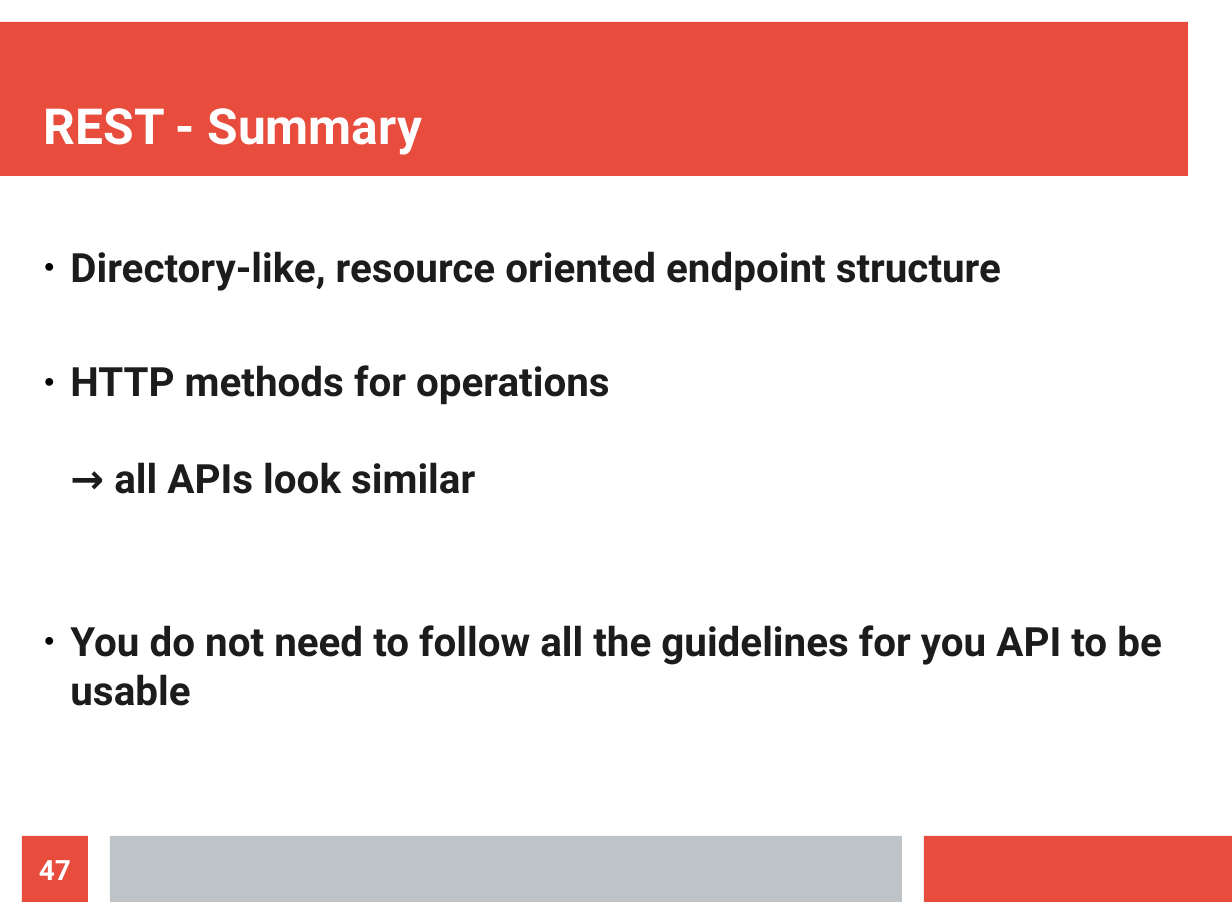
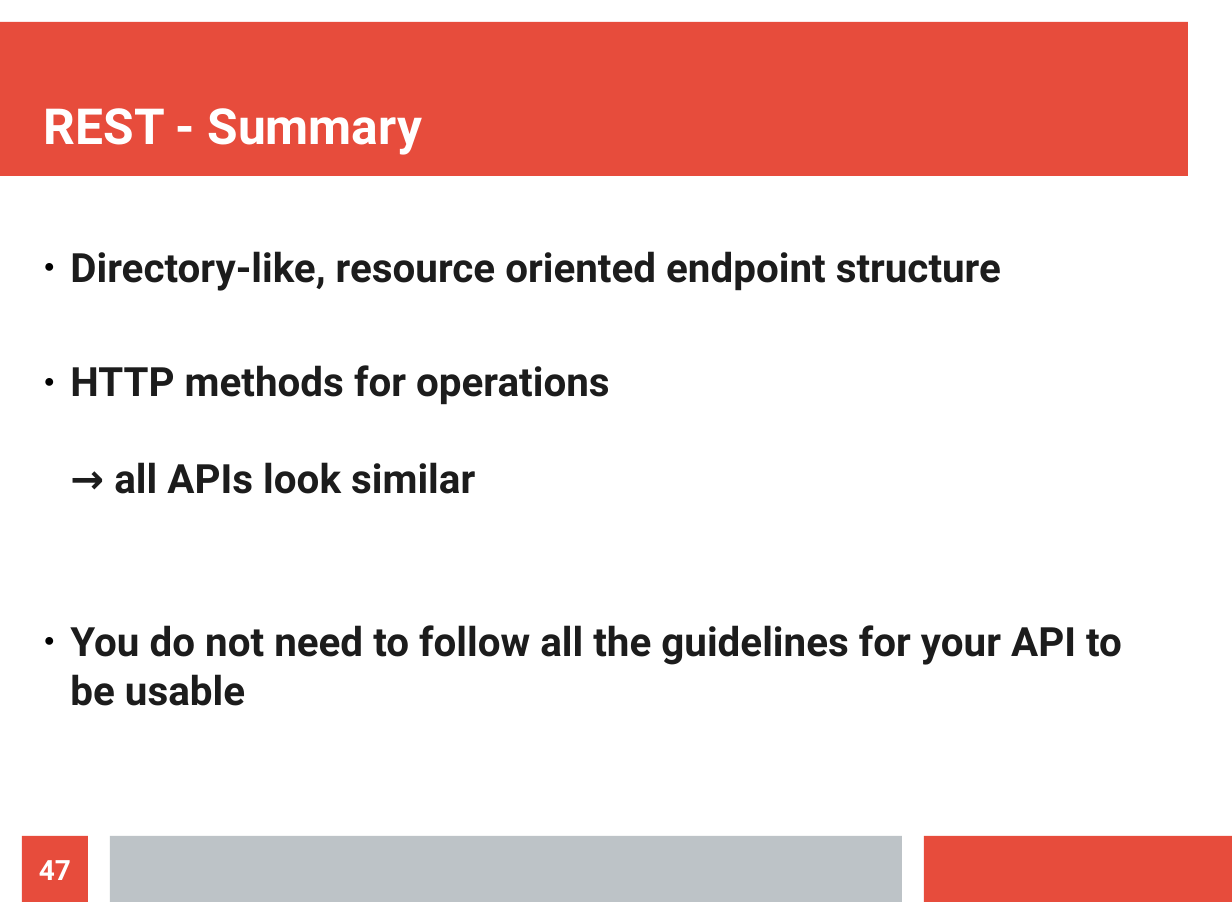
Before and after one commit to maxotta/pia-labs, a slide deck: slide 47 of lectures/ws_wsockets/ws_wsockets.odp. Drawn at 1232x924 pixels with LibreOffice and Linux fonts; fonts in the diff are those of the drawing. Boxes give left, top, right and bottom in pixels: in the first picture for what was removed or moved away, otherwise in the second. Text is boxed around its words. In the diff, an @@ line names an element or a change of style, - is before the commit and + after.

Commit message:
[lec-wss] typos

```diff
--- a/lectures/ws_wsockets/ws_wsockets.odp
+++ b/lectures/ws_wsockets/ws_wsockets.odp
@@ text at (70, 625, 1122, 706): text changed @@
-● You do not need to follow all the guidelines for you API to be usable
+● You do not need to follow all the guidelines for your API to be usable
```
Also in this commit, not shown: 6 other slides changed.
